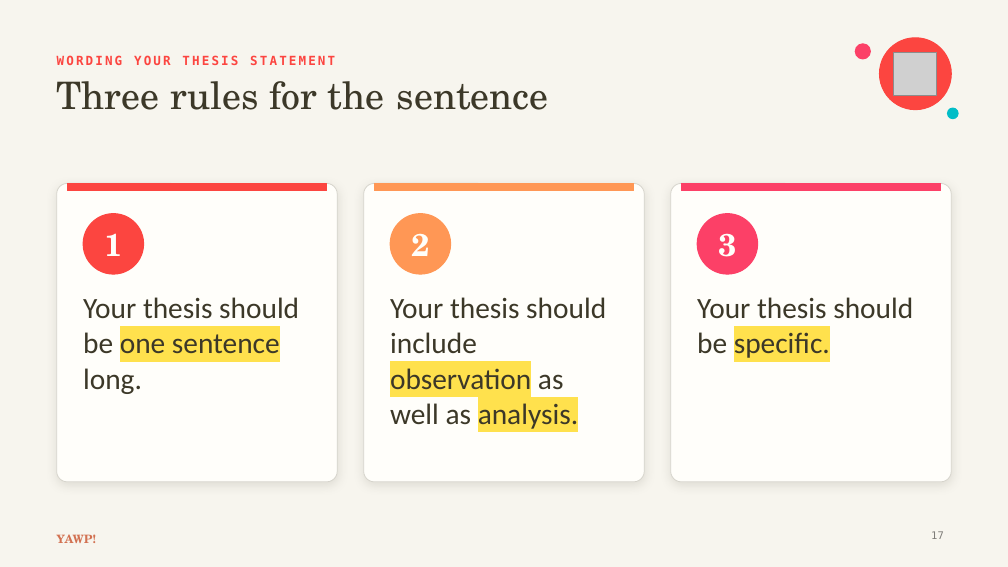
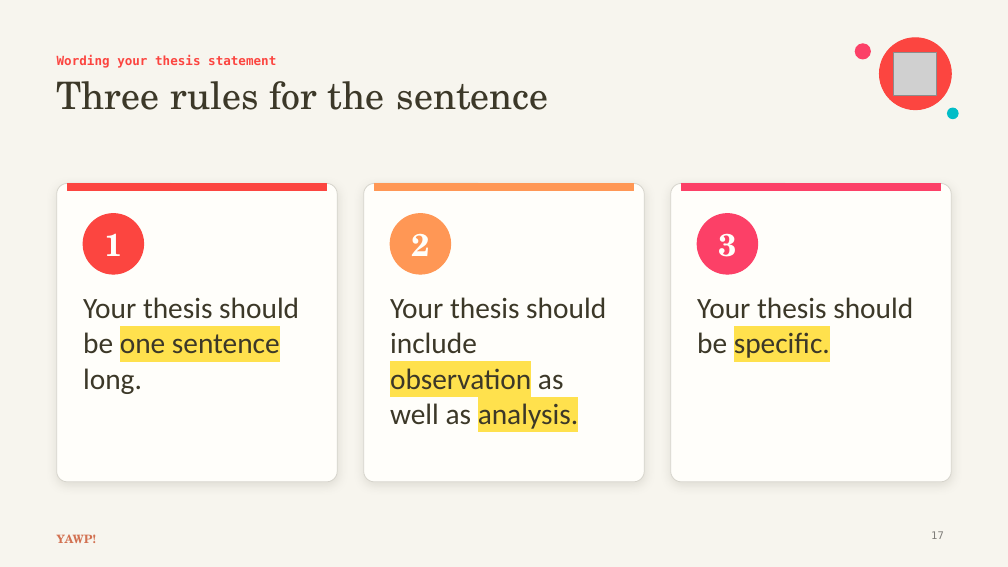
Before and after one commit to The-Connell-School/yawp, a slide deck: slide 17 of services/web-app/resources/thesis-essay-decks/lesson-3-thesis-statement.pptx. Drawn at 1008x567 pixels with LibreOffice and Linux fonts; fonts in the diff are those of the drawing; grey boxes stand for pictures. Boxes give left, top, right and bottom in pixels: in the first picture for what was removed or moved away, otherwise in the second. Text is boxed around its words. In the diff, an @@ line names an element or a change of style, - is before the commit and + after.

```diff
--- a/services/web-app/resources/thesis-essay-decks/lesson-3-thesis-statement.pptx
+++ b/services/web-app/resources/thesis-essay-decks/lesson-3-thesis-statement.pptx
@@ text at (x1=57, y1=55, x2=276, y2=68): text changed @@
-WORDING YOUR THESIS STATEMENT
+Wording your thesis statement
```
Also in this commit, not shown: 42 other slides changed, 25 other files.
